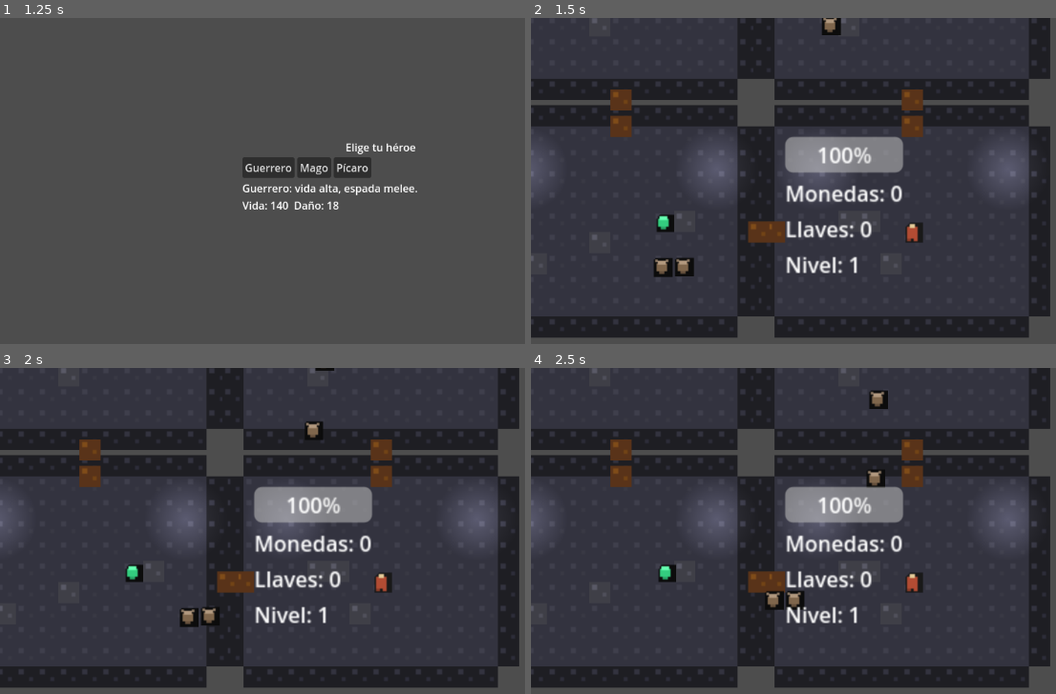
Above: before the commit, frames 1-4 (two rows, left to right).
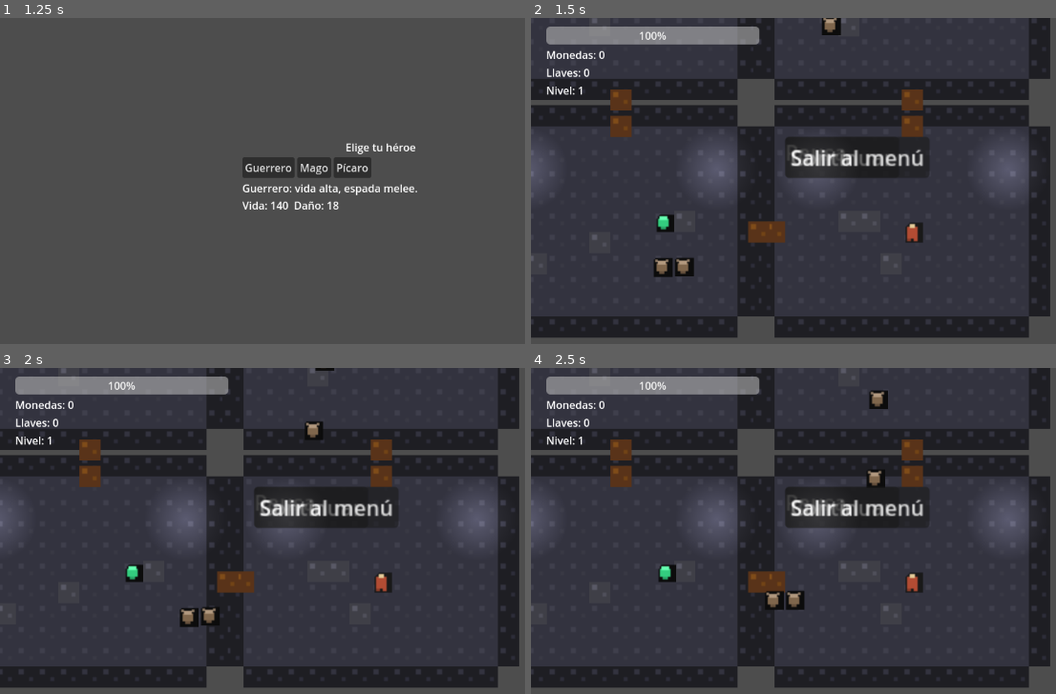
Above: after the commit, the same moments.

Repository: pabloxtoon-byte/lacebolla
Game: Godot game, scene res://Scenes/MainMenu.tscn
The game is run twice, just before and just after one commit, with the same random seed, the same clock (stepped at 60 frames per second) and the same inputs.
Inputs (mouse positions are in pixels of both pictures, inside the frame that each line leads up to):
- Up to frame 1 (1.25 s): click "Jugar" at 0.5 s
- Up to frame 2 (1.5 s): click "Guerrero" at 1.25 s
- Up to frame 3 (2 s): no input
- Up to frame 4 (2.5 s): click (840, 508) at 2 s, where only the run after the commit has a clickable "Continuar"

Frame 1 is identical in both runs. In frame 2, 7.0% of the frame differs, in the area x 2-76%, y 2-79%; in frame 3, 7.0%; in frame 4, 7.0%.

Commit message:
Move UI and rewards to CanvasLayer

Diff:
--- a/Scenes/Game.tscn
+++ b/Scenes/Game.tscn
@@ -26,11 +26,13 @@
 [node name="Camera2D" type="Camera2D" parent="."]
 zoom = Vector2(2, 2)
 
-[node name="UI" parent="." instance=ExtResource("10")]
+[node name="HUD" type="CanvasLayer" parent="."]
 
-[node name="RewardSelect" parent="." instance=ExtResource("11")]
+[node name="UI" parent="HUD" instance=ExtResource("10")]
 
-[node name="PauseMenu" type="Control" parent="."]
+[node name="RewardSelect" parent="HUD" instance=ExtResource("11")]
+
+[node name="PauseMenu" type="Control" parent="HUD"]
 anchor_right = 1.0
 anchor_bottom = 1.0
 visible = false
--- a/Scripts/Game.gd
+++ b/Scripts/Game.gd
@@ -11,9 +11,9 @@
 
 @onready var world: Node2D = $World
 @onready var camera: Camera2D = $Camera2D
-@onready var ui: Control = $UI
-@onready var reward_select: Control = $RewardSelect
-@onready var pause_menu: Control = $PauseMenu
+@onready var ui: Control = $HUD/UI
+@onready var reward_select: Control = $HUD/RewardSelect
+@onready var pause_menu: Control = $HUD/PauseMenu
 
 var rooms: Dictionary = {}
 var player: CharacterBody2D
